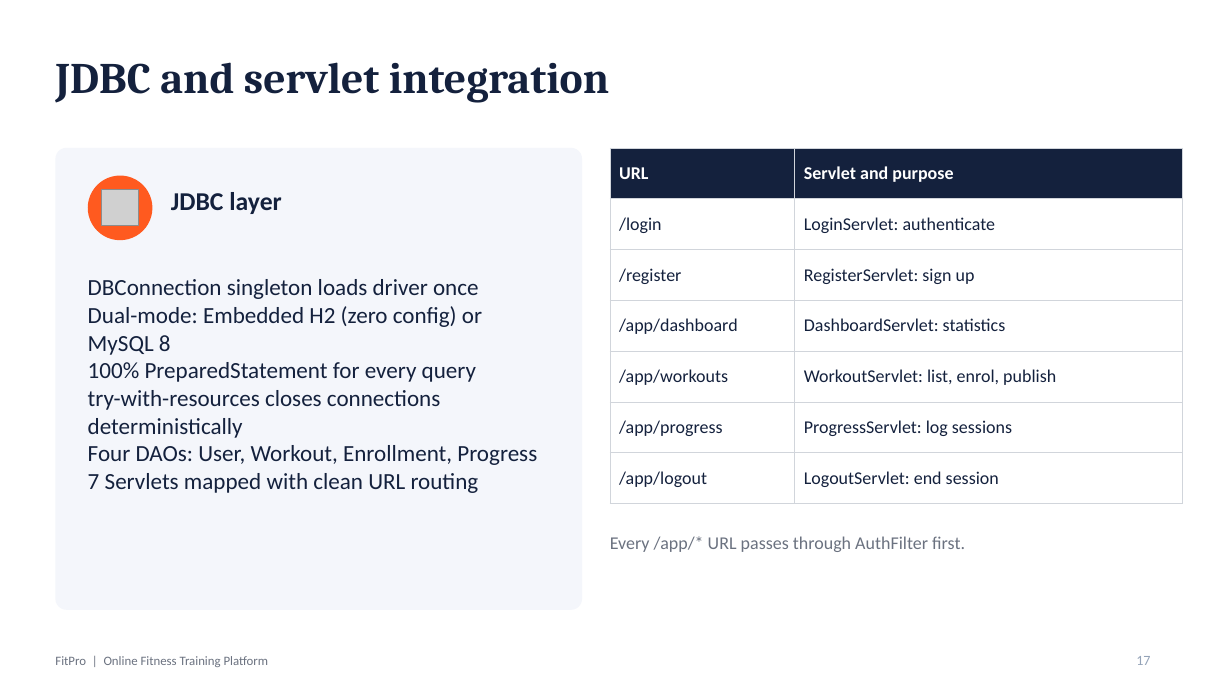
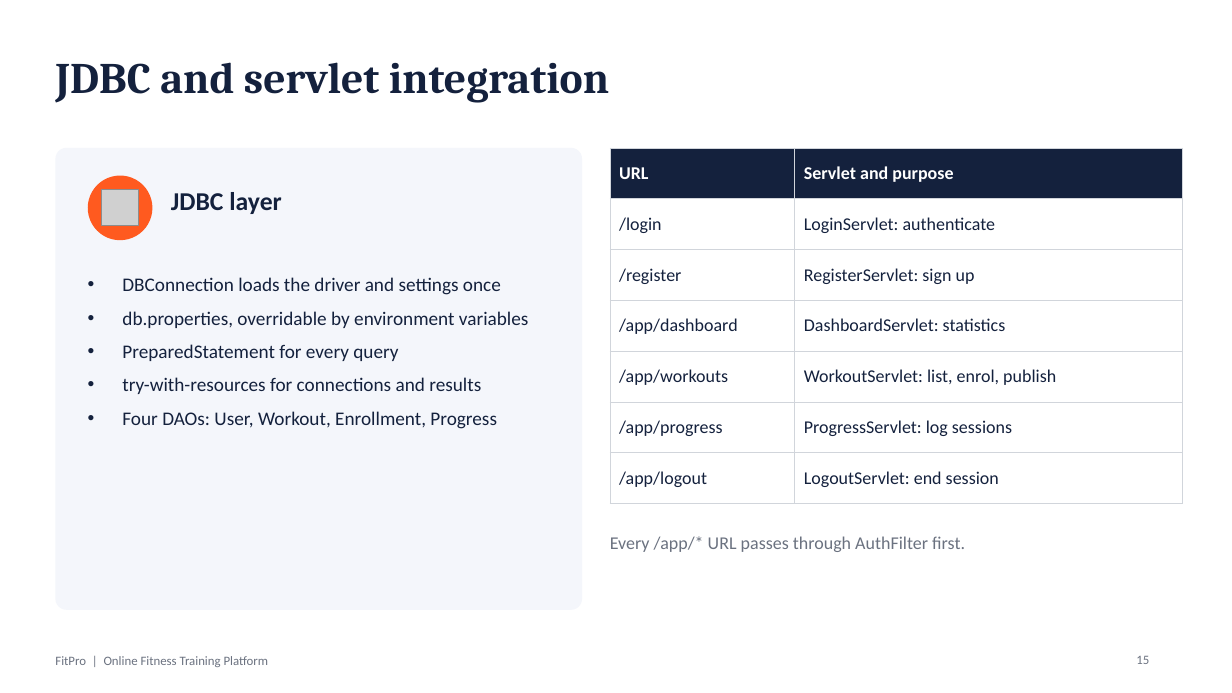
Before and after one commit to adiithakurr110/FitPro-Fitness-Platform, a slide deck: slide 15 of docs/FitPro_Final_Presentation.pptx (slide 17 before the commit). Drawn at 1232x693 pixels with LibreOffice and Linux fonts; fonts in the diff are those of the drawing; grey boxes stand for pictures. Boxes give left, top, right and bottom in pixels: in the first picture for what was removed or moved away, otherwise in the second. Text is boxed around its words. In the diff, an @@ line names an element or a change of style, - is before the commit and + after.

```diff
--- a/docs/FitPro_Final_Presentation.pptx
+++ b/docs/FitPro_Final_Presentation.pptx
@@ text at (122,277,529,394): text changed; size 18 to 15 pt @@
-DBConnection singleton loads driver once
-Dual-mode: Embedded H2 (zero config) or MySQL 8
-100% PreparedStatement for every query
-try-with-resources closes connections deterministically
+• DBConnection loads the driver and settings once
+• db.properties, overridable by environment variables
+• PreparedStatement for every query
+• try-with-resources for connections and results
@@ text at (122,411,497,429): size 18 to 15 pt in "Four DAOs: User, Workout, Enrollment, Progress"; bullet none to •; more space between paragraphs @@
@@ text at (88,473,479,493): paragraph removed @@
-7 Servlets mapped with clean URL routing
@@ page number at (1136,656,1149,664): text changed; size 11 to 10 pt; text colour #94A3B8 to #6B7280 @@
-17
+15
```
Also in this commit, not shown: 15 other slides changed, 1 slide added, 6 slides removed, 1 other file.
